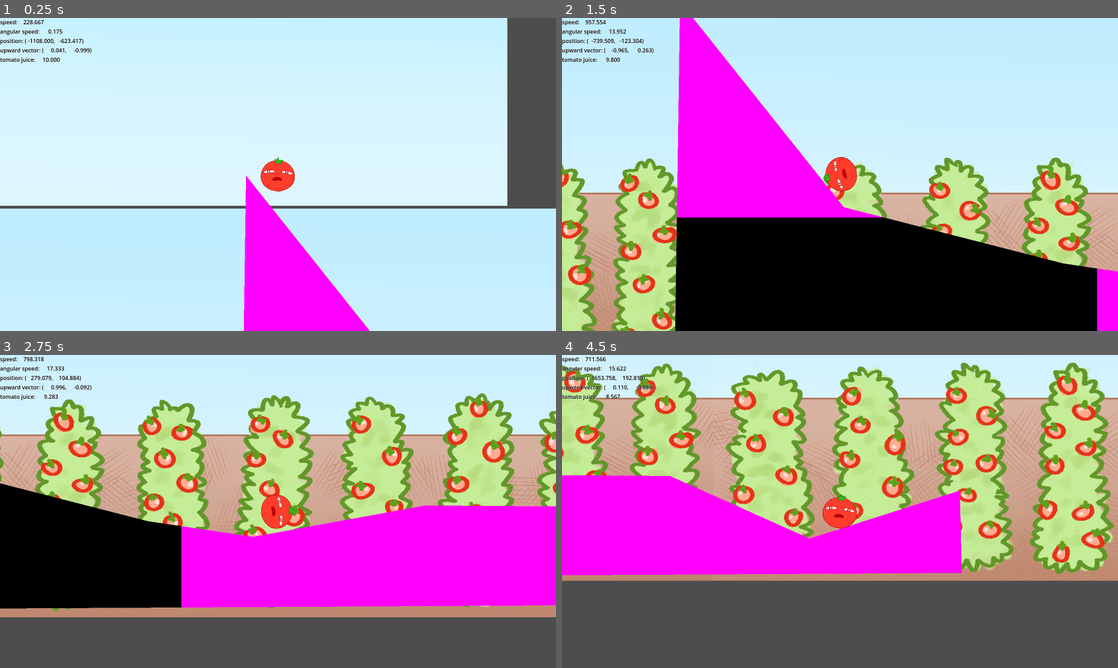
Above: before the commit, frames 1-4 (two rows, left to right).
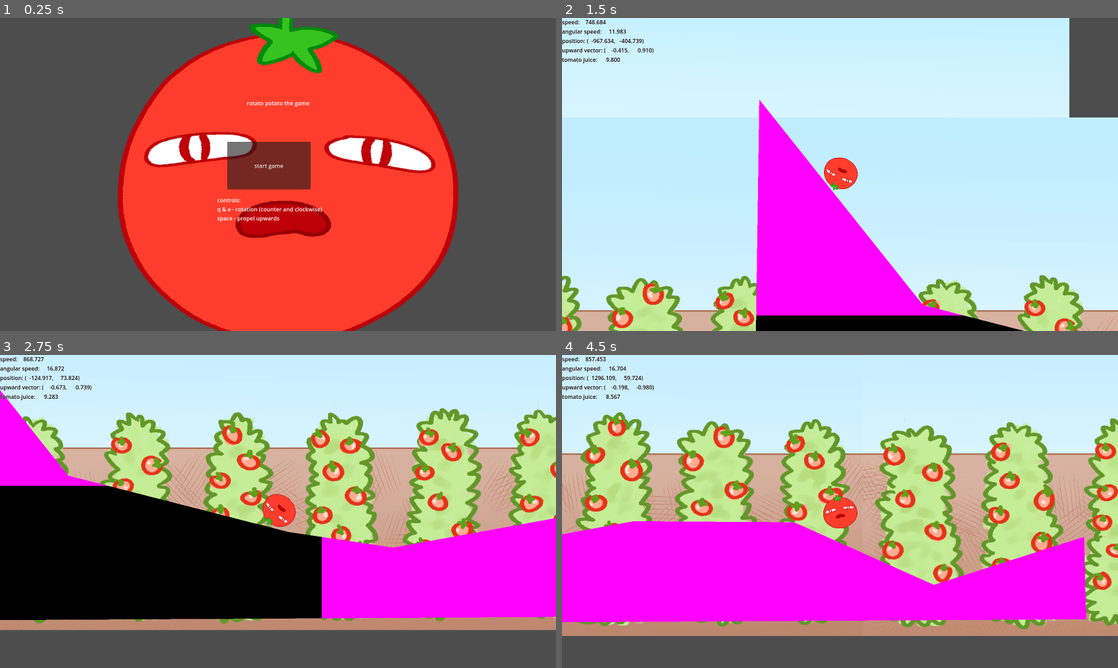
Above: after the commit, the same moments.

Repository: DazyLude/DokiJam2025
Game: Godot game, scene res://scenes/menu.tscn
Same seed, same stepped clock (60 frames per second), same inputs: the game is played once before the commit and once after it. Before the commit the project starts from res://scenes/game.tscn.
Inputs (mouse positions are in pixels of both pictures, inside the frame that each line leads up to):
- Up to frame 1 (0.25 s): no input
- Up to frame 2 (1.5 s): click (828, 165) at 0.5 s, where only the run after the commit has a clickable "start game"; tap Enter at 1.25 s; move the mouse to (962, 158) at 1.27 s; hold Space (fly) from 1.28 s (still down); click (962, 158) at 1.42 s
- Up to frame 3 (2.75 s): release Space (fly) at 2 s; drag from (166, 527) to (250, 574) at 2.02 s
- Up to frame 4 (4.5 s): move the mouse to (895, 442) at 2.77 s; hold E (roll_cw) 2.78-3.5 s; click (895, 442) at 2.92 s; drag from (812, 574) to (673, 464) at 3.52 s; move the mouse to (1006, 558) at 4.27 s; hold Shift from 4.28 s (still down); click (1006, 558) at 4.42 s

The runs differ from the first frame. In frame 1, 94% of the frame differs, in the area x 0-100%, y 0-100%; in frame 2, 53%; in frame 3, 47%; in frame 4, 70%.

Commit message:
main menu

Diff:
--- a/project.godot
+++ b/project.godot
@@ -11,7 +11,7 @@
 [application]
 
 config/name="DokiJam2025"
-run/main_scene="uid://daikwosr13pnv"
+run/main_scene="uid://cj3qmqrdmpetp"
 config/features=PackedStringArray("4.4", "GL Compatibility")
 config/icon="res://icon.svg"
 
--- /dev/null
+++ b/scenes/menu.gd
@@ -0,0 +1,21 @@
+extends Control
+
+
+@onready var start_btn := $Start;
+
+
+func _ready() -> void:
+	start_btn.pressed.connect(start_game)
+
+
+func _process(delta: float) -> void:
+	const rot_speed = 0.05;
+
+	var tomatocenter : Vector2 = get_viewport().size / 2;
+	var offset : Vector2 = $TextureRect.position - tomatocenter;
+	$TextureRect.position = offset.rotated(rot_speed * delta) + tomatocenter;
+	$TextureRect.rotation += rot_speed * delta;
+
+
+func start_game() -> void:
+	get_tree().change_scene_to_file("res://scenes/game.tscn");
--- a/scenes/menu.tscn
+++ b/scenes/menu.tscn
@@ -1,3 +1,43 @@
-[gd_scene format=3 uid="uid://cj3qmqrdmpetp"]
+[gd_scene load_steps=3 format=3 uid="uid://cj3qmqrdmpetp"]
 
-[node name="Main" type="Node2D"]
+[ext_resource type="Script" uid="uid://l12ejtkng3vn" path="res://scenes/menu.gd" id="1_vjb58"]
+[ext_resource type="Texture2D" uid="uid://dd0gbky8jy8uv" path="res://assets/skinsuits/tomato.png" id="2_con2f"]
+
+[node name="Main" type="Control"]
+layout_mode = 3
+anchors_preset = 0
+script = ExtResource("1_vjb58")
+
+[node name="TextureRect" type="TextureRect" parent="."]
+layout_mode = 0
+offset_left = 321.0
+offset_top = -61.0
+offset_right = 1345.0
+offset_bottom = 963.0
+texture = ExtResource("2_con2f")
+
+[node name="Start" type="Button" parent="."]
+layout_mode = 0
+offset_left = 654.0
+offset_top = 356.0
+offset_right = 894.0
+offset_bottom = 493.0
+text = "start game"
+
+[node name="Label" type="Label" parent="."]
+layout_mode = 0
+offset_left = 625.0
+offset_top = 512.0
+offset_right = 928.0
+offset_bottom = 587.0
+text = "controls:
+q & e - rotation (counter and clockwise)
+space - propel upwards"
+
+[node name="Label2" type="Label" parent="."]
+layout_mode = 0
+offset_left = 710.0
+offset_top = 233.0
+offset_right = 1013.0
+offset_bottom = 308.0
+text = "rotato potato the game"
--- a/scenes/player/player.gd
+++ b/scenes/player/player.gd
@@ -1,8 +1,8 @@
 class_name Player extends RigidBody2D
 
 
-const ROT_ACCEL = 10.0; # in rad/s^2
-const FLY_ACCEL = 1200.0; # in px/s^2, g (980px/s2) + bonus
+const ROT_ACCEL = 20.0; # in rad/s^2
+const FLY_ACCEL = 1800.0; # in px/s^2, g (980px/s2) + bonus
 
 ## speed at which the player is considered stationary
 const SPEED_LOWER_LIMIT = 0.01; # in px/s
--- a/scenes/player/player.tscn
+++ b/scenes/player/player.tscn
@@ -17,7 +17,9 @@
 inertia = 500.0
 continuous_cd = 2
 linear_damp_mode = 1
+linear_damp = 0.005
 angular_damp_mode = 1
+angular_damp = 0.005
 script = ExtResource("1_dovo2")
 
 [node name="Sprite2D" type="Sprite2D" parent="."]
Not shown, added: scenes/menu.gd.uid
